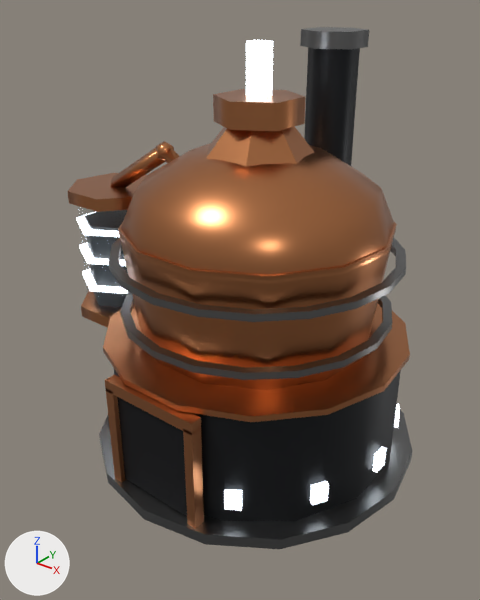
A saved change to the glTF model assets/kit/skins/Skin_Distillery_T1.glb.
Camera for both pictures: a 50 mm camera at (3.75, -4.97, 4.76) aimed at (-0.2, -0.02, 1.69). The lights are fixed; the arrows at lower left show +X, +Y and +Z. The picture after the commit comes second. Vertices at exactly the same position are counted once.

Before the edit, the objects in view are built like this:
```python
me_skin_distillery_t1 = bpy.data.meshes.new('Skin_Distillery_T1')
me_skin_distillery_t1.from_pydata(...)  # 647 vertices, 1150 faces; spans x -2.6..1.75, y -1.75..1.75, z 0.06..4.29
# faces by material slot: [72, 392, 212, 12, 20, 20, 422]
me_skin_distillery_t1.materials.append(mat_os_dark)  # dark grey #2c2e30
me_skin_distillery_t1.materials.append(mat_os_steel)  # grey #7c7c7c
me_skin_distillery_t1.materials.append(mat_os_light)  # white #d4dde5, glowing white #edf6ff
me_skin_distillery_t1.materials.append(mat_os_recess)  # black #1d1d1f
me_skin_distillery_t1.materials.append(mat_os_glass)  # grey #818e99
me_skin_distillery_t1.materials.append(mat_os_ooze_neutral)  # dark grey #35383c
me_skin_distillery_t1.materials.append(mat_os_copper)  # orange #c48155
ob_skin_distillery_t1 = bpy.data.objects.new('Skin_Distillery_T1', me_skin_distillery_t1)
ob_skin_distillery_t1.location = (0.0, 0.0, 0.0)
```
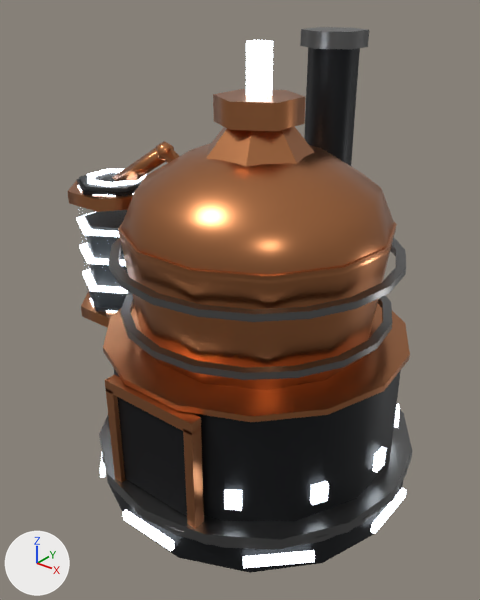
The newer file is also turned or shifted as a whole; pictures and numbers use the older file's frame.

The change, as a diff of the scene's bpy script:
```diff
--- a/assets/kit/skins/Skin_Distillery_T1.glb.py
+++ b/assets/kit/skins/Skin_Distillery_T1.glb.py
@@ mat_os_plate @@
+mat_os_plate = principled_material('OS_Plate')
+mat_os_plate.base_color = (0.085, 0.09, 0.095)  # dark grey #525557
+mat_os_plate.metallic = 0.75
+mat_os_plate.roughness = 0.55
@@ me_skin_distillery_t1 @@
 # used by ob_skin_distillery_t1; location = (0.0, 0.0, 0.0)
-me_skin_distillery_t1.from_pydata(...)  # 647 vertices, 1150 faces; spans x -2.6..1.75, y -1.75..1.75, z 0.06..4.29
+me_skin_distillery_t1.from_pydata(...)  # 1133 vertices, 2006 faces; spans x -2.6..1.75, y -1.75..1.75, z -0.28..4.29
+# me_skin_distillery_t1 part 1: a new loose piece, a 6-sided cylinder along z spanning x -2.429..-1.671, y -0.437..0.437, z 2.65..2.68, in mat_os_plate (dark grey #525557)
+# me_skin_distillery_t1 part 2: a new loose piece, a 6-sided cylinder along z spanning x -2.46..-1.64, y -0.47..0.47, z 2.51..2.65, in mat_os_dark (dark grey #2c2e30)
+# me_skin_distillery_t1 part 3: a new loose piece, a 15-sided cylinder along z spanning x -1.69..1.69, y -1.66..1.7, z -0.28..0.06, in mat_os_dark (dark grey #2c2e30)
+# me_skin_distillery_t1 part 4: a new loose piece, a box spanning x 1.69..1.74, y -0.334..0.334, z -0.15..-0.05, in mat_os_light (white #d4dde5, glowing white #edf6ff)
+# me_skin_distillery_t1 part 5: a new loose piece, a box spanning x -0.334..0.334, y -1.74..-1.69, z -0.15..-0.05, in mat_os_light (white #d4dde5, glowing white #edf6ff)
+# me_skin_distillery_t1 part 6: 236 vertices added at x -1.71..1.73, y -1.73..1.73, z -0.15..0.1
+# me_skin_distillery_t1 part 7: 60 vertices added at x -2.38..-1.7, y -0.43..0.43, z 2.55..2.71
+# other edits to the shape of me_skin_distillery_t1 do not show in these pictures
 me_skin_distillery_t1.materials.append(mat_os_dark)
@@ me_skin_distillery_t1 @@
 me_skin_distillery_t1.materials.append(mat_os_copper)
+me_skin_distillery_t1.materials.append(mat_os_plate)  # dark grey #525557
```

Pixel boxes (x1, y1, x2, y2) of what changed, in the pictures (480 x 600 px):
'Skin_Distillery_T1', reshaped
    before: (68, 27, 412, 549)
    after: (68, 27, 412, 573)
part 1 of me_skin_distillery_t1, added
    after: (79, 173, 147, 191)
part 2 of me_skin_distillery_t1, added
    after: (77, 179, 138, 196)
part 3 of me_skin_distillery_t1, added
    after: (107, 479, 403, 573)
part 4 of me_skin_distillery_t1, added
    after: (370, 488, 407, 534)
part 5 of me_skin_distillery_t1, added
    after: (122, 509, 175, 551)
part 6 of me_skin_distillery_t1, added (mostly hidden)
    after: (100, 453, 408, 568)
part 7 of me_skin_distillery_t1, added
    after: (77, 169, 146, 196)
